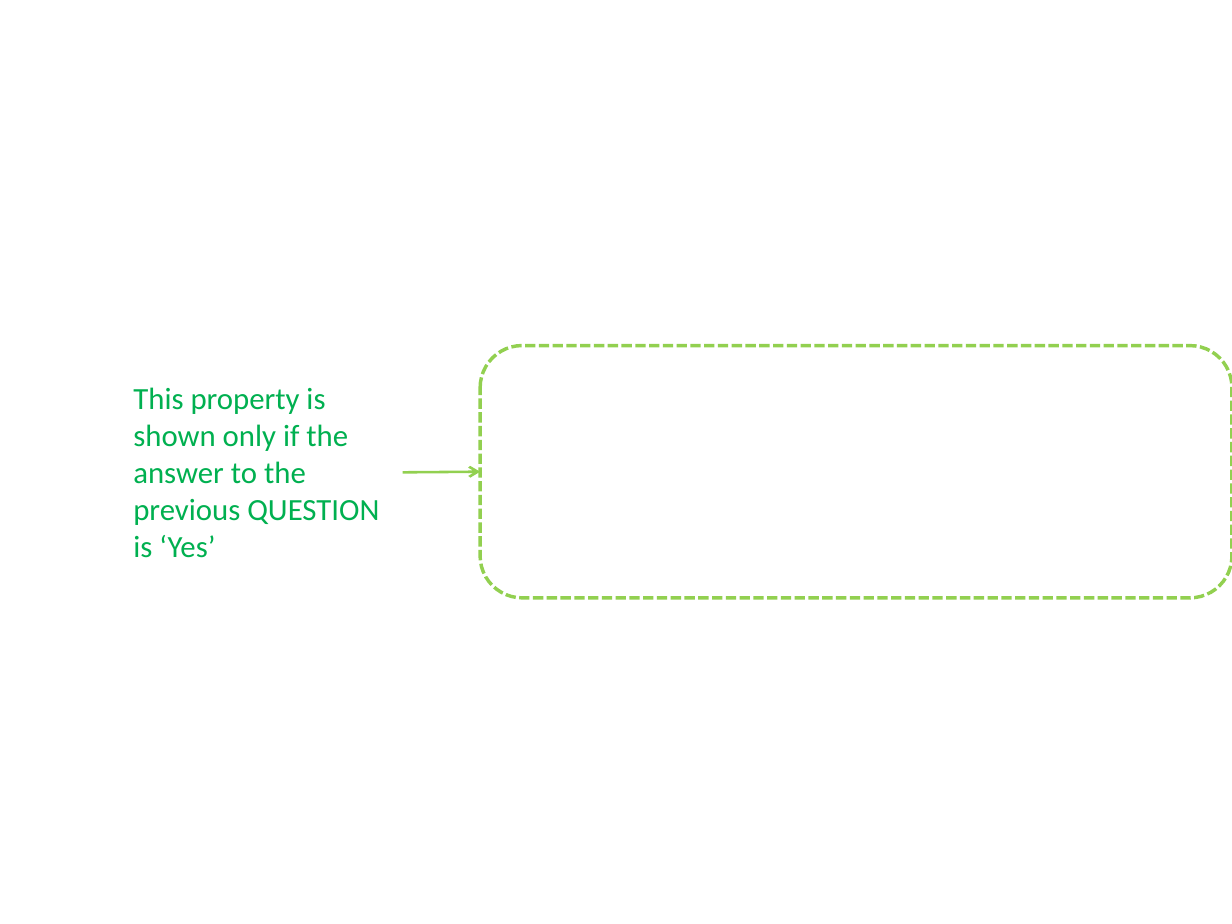
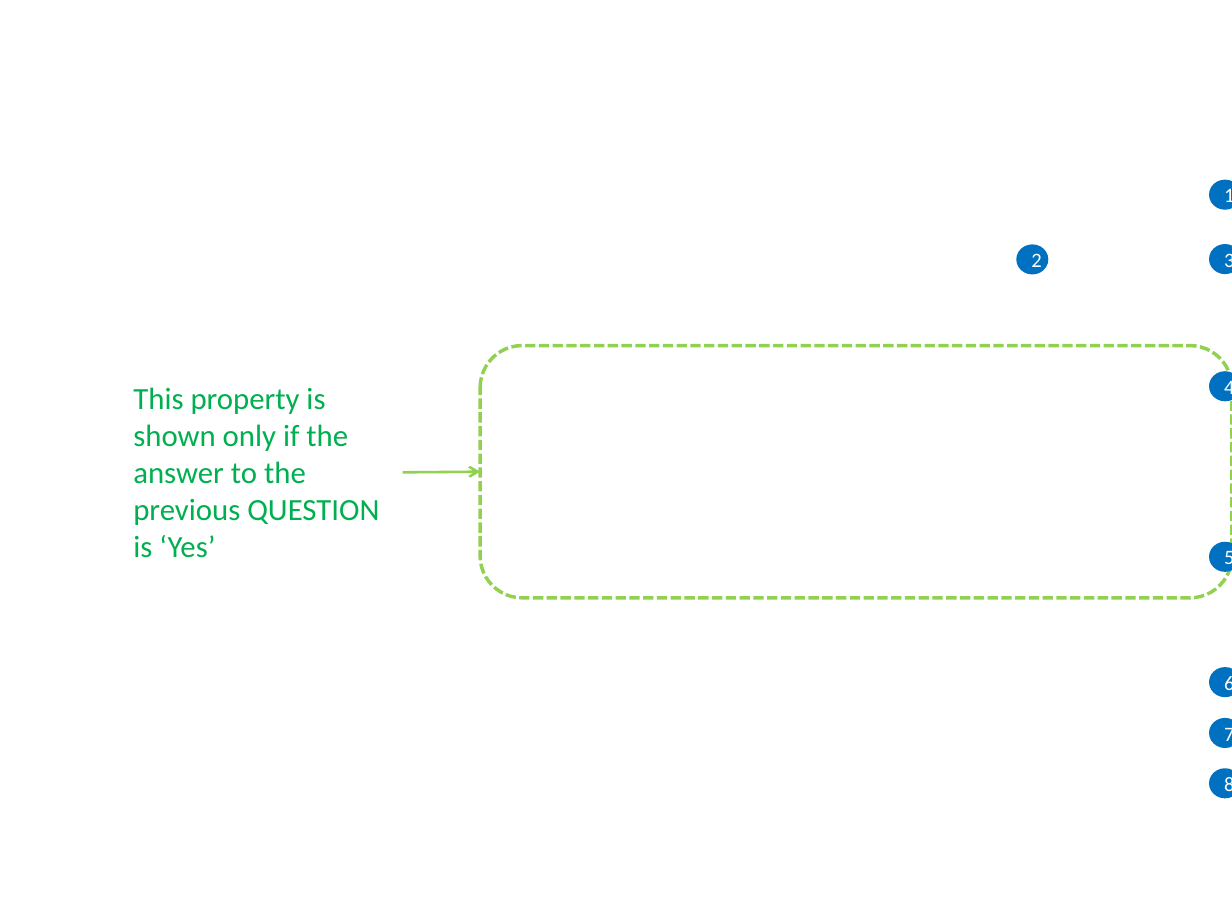
Before and after one commit to OP-TED/ESPD-EDM, a slide deck: slide 8 of docs/src/main/asciidoc/dist/art/rsrcs.pptx (slide 7 before the commit). Drawn at 1232x924 pixels with LibreOffice and Linux fonts; fonts in the diff are those of the drawing; background and template pictures are left out. Boxes give left, top, right and bottom in pixels: in the first picture for what was removed or moved away, otherwise in the second. Text is boxed around its words. In the diff, an @@ line names an element or a change of style, - is before the commit and + after.

```diff
--- a/docs/src/main/asciidoc/dist/art/rsrcs.pptx
+++ b/docs/src/main/asciidoc/dist/art/rsrcs.pptx
@@ ellipse added at (x1=1209, y1=180, x2=1232, y2=209), fill #0070C0, 12 pt, text #FFFFFF @@
+1
@@ ellipse added at (x1=1016, y1=244, x2=1048, y2=274), fill #0070C0, 12 pt, text #FFFFFF @@
+2
@@ ellipse added at (x1=1209, y1=244, x2=1232, y2=274), fill #0070C0, 12 pt, text #FFFFFF @@
+3
@@ ellipse added at (x1=1209, y1=371, x2=1232, y2=400), fill #0070C0, 12 pt, text #FFFFFF @@
+4
@@ ellipse added at (x1=1209, y1=542, x2=1232, y2=572), fill #0070C0, 12 pt, text #FFFFFF @@
+5
@@ ellipse added at (x1=1209, y1=667, x2=1232, y2=696), fill #0070C0, 12 pt, text #FFFFFF @@
+6
@@ ellipse added at (x1=1209, y1=718, x2=1232, y2=748), fill #0070C0, 12 pt, text #FFFFFF @@
+7
@@ ellipse added at (x1=1209, y1=769, x2=1232, y2=798), fill #0070C0, 12 pt, text #FFFFFF @@
+8
```
Also in this commit, not shown: 1 other slide changed, 3 slides added, 10 other files.
